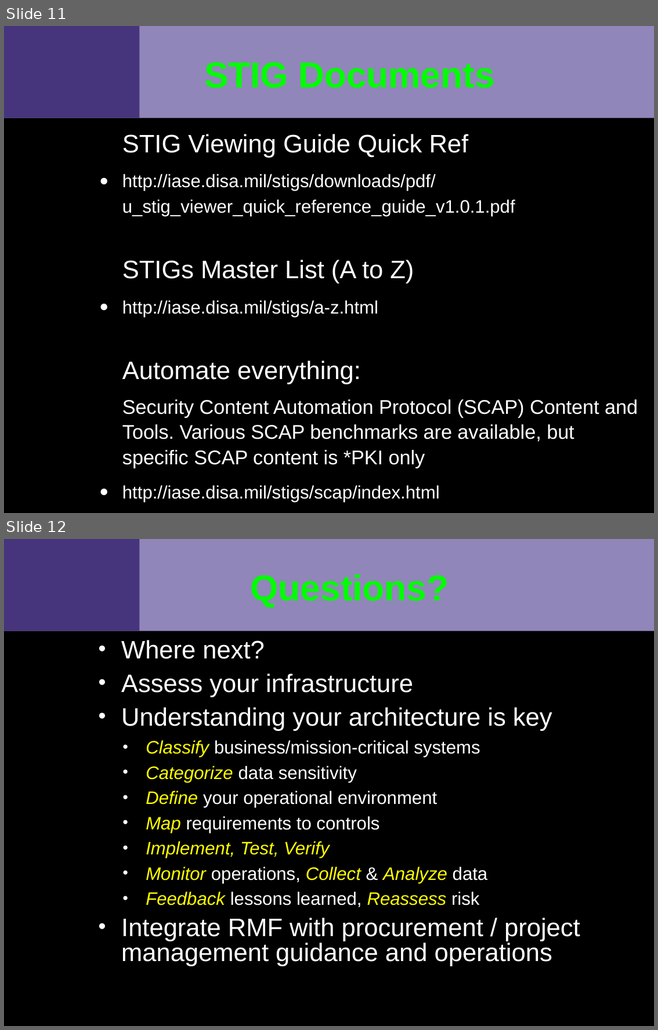
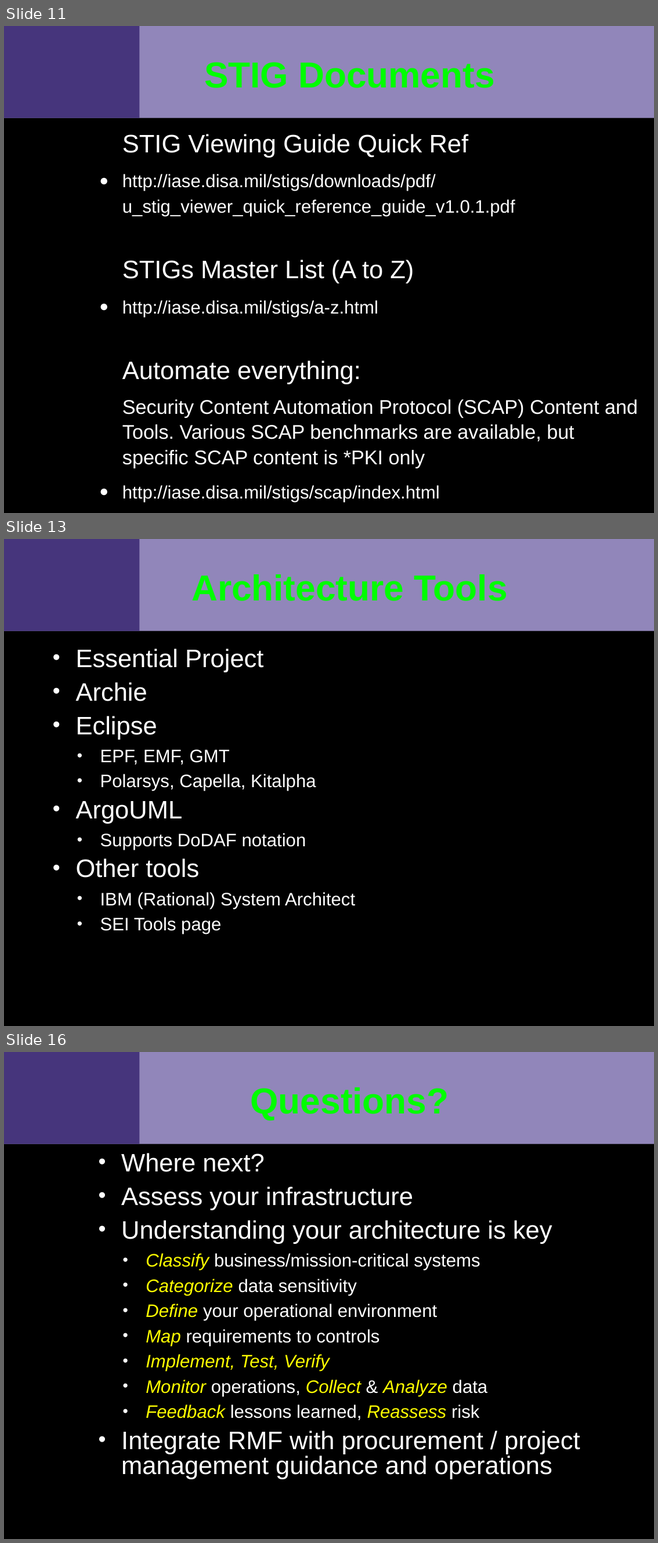
Before and after one commit to VCTLabs/elc2015-presentations, a slide deck: security_IoT/security_assessment_slides.odp. Shown one above the other, each under a label of ours: slides 11 and 12 before the commit, slides 11, 13 and 16 after it; the slides between them are not shown. The pictures are 658x1030 and 658x1543 pixels, drawn with LibreOffice and Linux fonts; fonts in the diff are those of the drawing; background and template pictures are left out. Boxes give left, top, right and bottom in pixels: in the first picture for what was removed or moved away, otherwise in the second. Text is boxed around its words. In the diff, an @@ line names an element or a change of style, - is before the commit and + after.

```diff
--- a/security_IoT/security_assessment_slides.odp
+++ b/security_IoT/security_assessment_slides.odp
@@ slide 13 added at [4,539,654,1026], background #000000; not listed: 2 template elements that a slide beside it also shows @@
@@ title added at [191,574,507,601], 40 pt, text #00FF00, bold @@
+Architecture Tools
@@ text added at [76,649,355,934], 20 pt, text #FFFFFF @@
+• Essential Project
+• Archie
+• Eclipse
+  • EPF, EMF, GMT
+  • Polarsys, Capella, Kitalpha
+• ArgoUML
+  • Supports DoDAF notation
+• Other tools
+  • IBM (Rational) System Architect
+  • SEI Tools page
@@ what was slide 12 is now slide 16 @@
```
Also in this commit, not shown: 8 slides changed, 3 other slides added, 2 other files.
